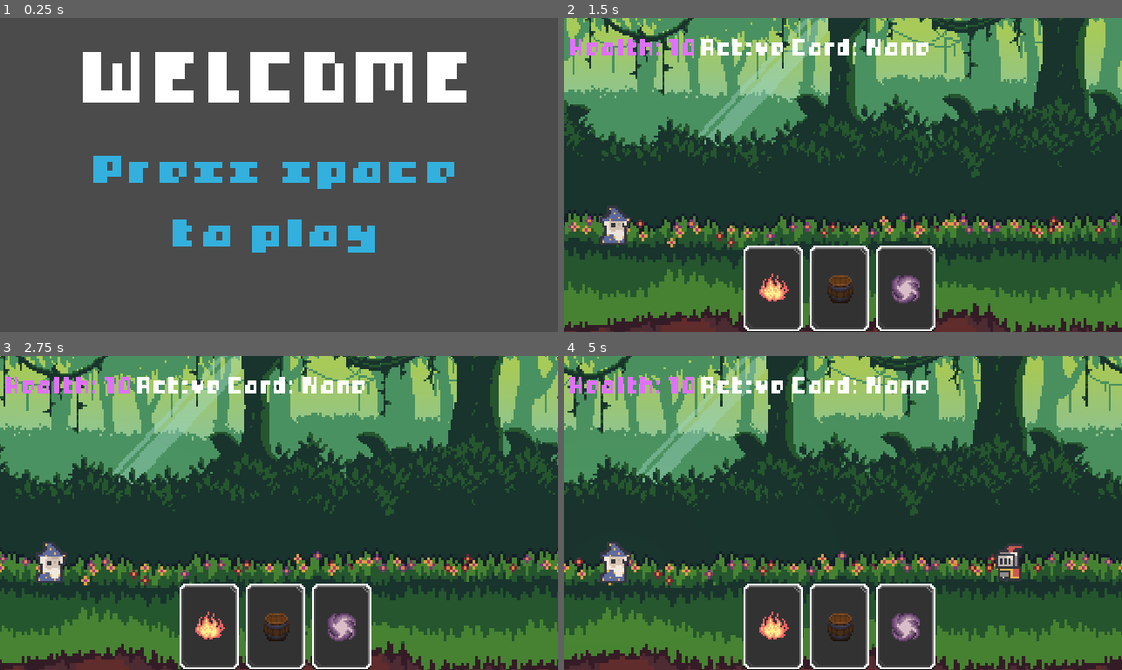
Above: before the commit, frames 1-4 (two rows, left to right).
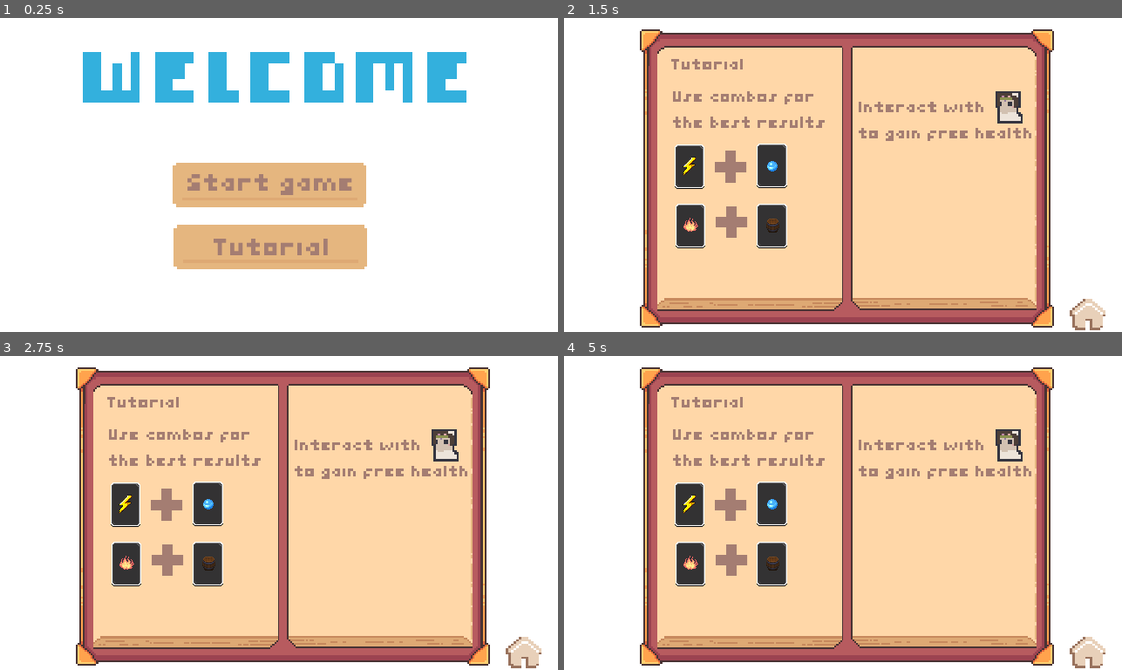
Above: after the commit, the same moments.

Repository: conniepocky/tower-defence-auto-scroller
Game: Godot game, scene res://main.tscn
The game is run twice, just before and just after one commit, with the same random seed, the same clock (stepped at 60 frames per second) and the same inputs.
Inputs (mouse positions are in pixels of both pictures, inside the frame that each line leads up to):
- Up to frame 1 (0.25 s): no input
- Up to frame 2 (1.5 s): click (837, 247) at 0.52 s; tap Space at 1.25 s; move the mouse to (965, 159) at 1.27 s; hold Right (ui_right) from 1.28 s (still down); tap Enter (ui_accept) at 1.35 s; click (965, 159) at 1.42 s
- Up to frame 3 (2.75 s): tap Enter (ui_accept) at 1.52, 1.82 s; release Right (ui_right) at 2 s; drag from (167, 528) to (251, 575) at 2.02 s
- Up to frame 4 (5 s): move the mouse to (898, 443) at 2.77 s; hold Left (ui_left) 2.78-3.5 s; tap Shift at 2.85 s; click (898, 443) at 2.92 s; tap Enter (ui_accept) at 3.05 s; drag from (815, 575) to (675, 465) at 3.52 s; drag from (1071, 550) to (870, 513) at 4.27 s

The runs differ from the first frame. In frame 1, 100% of the frame differs, in the area x 0-100%, y 0-100%; in frame 2, 99%; in frame 3, 99%; in frame 4, 99%.

Commit message:
better ui

Diff:
--- a/main.tscn
+++ b/main.tscn
@@ -15,11 +15,21 @@
 [ext_resource type="Texture2D" uid="uid://cvwuqrcaiu7v7" path="res://images/cards/bubble_card.png" id="10_w48qg"]
 [ext_resource type="Texture2D" uid="uid://b144hfnuduhd8" path="res://images/cards/card.png" id="10_ycdy4"]
 [ext_resource type="AudioStream" uid="uid://cesg3gmxtiquk" path="res://sound/bubble-pop-06-351337.mp3" id="12_dg77c"]
+[ext_resource type="Texture2D" uid="uid://pcte6lja3jq" path="res://images/buttons/button.png" id="15_1u8w0"]
+[ext_resource type="Texture2D" uid="uid://brabnxy1u1qkm" path="res://images/buttons/start_button.png" id="15_xuqvo"]
 [ext_resource type="Texture2D" uid="uid://lq7k8suf88ud" path="res://images/background/1.Backround.png" id="15_yaehf"]
+[ext_resource type="Texture2D" uid="uid://beib7hx6ll0l2" path="res://images/buttons/button_press.png" id="16_0odxb"]
 [ext_resource type="Texture2D" uid="uid://c5xw352o4bk3k" path="res://images/background/2.Trees_back.png" id="16_074og"]
+[ext_resource type="Texture2D" uid="uid://gulxhtm52yr6" path="res://images/buttons/start_pressed.png" id="16_qsp4k"]
+[ext_resource type="Texture2D" uid="uid://eag06axsbncb" path="res://images/buttons/home.png" id="17_0odxb"]
 [ext_resource type="Texture2D" uid="uid://df2we04j707oe" path="res://images/background/3.Trees_front.png" id="17_cegan"]
+[ext_resource type="Texture2D" uid="uid://cmsdev3fl82ld" path="res://images/buttons/tutorial_button.png" id="17_kq58d"]
+[ext_resource type="Texture2D" uid="uid://ddu5abvgdi3cy" path="res://images/buttons/tutorial_screen.png" id="17_lswn8"]
 [ext_resource type="Texture2D" uid="uid://dh56vu8nltmrw" path="res://images/background/4.Ground.png" id="18_074og"]
+[ext_resource type="Texture2D" uid="uid://dhwoynh51p74n" path="res://images/buttons/tutorial_pressed.png" id="18_seu75"]
 [ext_resource type="Script" uid="uid://cteq2nm2kax4h" path="res://day_night.gd" id="20_82xsv"]
+[ext_resource type="AudioStream" uid="uid://j2iaw24qhl1q" path="res://sound/02_Game Start_v2.wav" id="21_getpj"]
+[ext_resource type="AudioStream" uid="uid://ctefpixcjxvip" path="res://sound/02_Game Over_v1.wav" id="22_ryguw"]
 
 [sub_resource type="TileSetAtlasSource" id="TileSetAtlasSource_7mycd"]
 texture = ExtResource("1_lquwl")
@@ -58,11 +68,28 @@
 [sub_resource type="GDScript" id="GDScript_lquwl"]
 script/source = "extends Camera2D
 
-var scroll_speed = 100
-
-# Called when the node enters the scene tree for the first time.
-func _ready() -> void:
-	pass # Replace with function body.
+@export var decay_rate = 0.8
+@export var max_offset = Vector2(10, 10)
+
+var trauma = 0.0 # current shake strength
+
+func _process(delta):
+	if trauma > 0:
+		trauma = max(trauma - decay_rate * delta, 0)
+
+		shake()
+	else:
+		offset = Vector2.ZERO
+		rotation = 0
+
+func shake():
+	var amount = trauma * trauma
+
+	offset.x = max_offset.x * amount * randf_range(-1, 1)
+	offset.y = max_offset.y * amount * randf_range(-1, 1)
+
+func add_trauma(amount):
+	trauma = min(trauma + amount, 1.0)
 "
 
 [sub_resource type="AtlasTexture" id="AtlasTexture_7mycd"]
@@ -103,6 +130,45 @@
 
 [sub_resource type="WorldBoundaryShape2D" id="WorldBoundaryShape2D_074og"]
 
+[sub_resource type="Animation" id="Animation_82xsv"]
+length = 0.001
+tracks/0/type = "value"
+tracks/0/imported = false
+tracks/0/enabled = true
+tracks/0/path = NodePath("GlobalLight:color")
+tracks/0/interp = 1
+tracks/0/loop_wrap = true
+tracks/0/keys = {
+"times": PackedFloat32Array(0),
+"transitions": PackedFloat32Array(1),
+"update": 0,
+"values": [Color(0.1764706, 0.1764706, 0.3019608, 1)]
+}
+tracks/1/type = "value"
+tracks/1/imported = false
+tracks/1/enabled = true
+tracks/1/path = NodePath("ParallaxBackground/CanvasModulate:color")
+tracks/1/interp = 1
+tracks/1/loop_wrap = true
+tracks/1/keys = {
+"times": PackedFloat32Array(0),
+"transitions": PackedFloat32Array(1),
+"update": 0,
+"values": [Color(0.1764706, 0.1764706, 0.3019608, 1)]
+}
+tracks/2/type = "value"
+tracks/2/imported = false
+tracks/2/enabled = true
+tracks/2/path = NodePath("Player/PointLight2D:energy")
+tracks/2/interp = 1
+tracks/2/loop_wrap = true
+tracks/2/keys = {
+"times": PackedFloat32Array(0),
+"transitions": PackedFloat32Array(1),
+"update": 0,
+"values": [0.5]
+}
+
 [sub_resource type="Animation" id="Animation_cegan"]
 resource_name = "day_night_cycle"
 length = 24.0
@@ -144,45 +210,6 @@
 "values": [0.0, 0.5, 1.0, 0.0]
 }
 
-[sub_resource type="Animation" id="Animation_82xsv"]
-length = 0.001
-tracks/0/type = "value"
-tracks/0/imported = false
-tracks/0/enabled = true
-tracks/0/path = NodePath("GlobalLight:color")
-tracks/0/interp = 1
-tracks/0/loop_wrap = true
-tracks/0/keys = {
-"times": PackedFloat32Array(0),
-"transitions": PackedFloat32Array(1),
-"update": 0,
-"values": [Color(0.1764706, 0.1764706, 0.3019608, 1)]
-}
-tracks/1/type = "value"
-tracks/1/imported = false
-tracks/1/enabled = true
-tracks/1/path = NodePath("ParallaxBackground/CanvasModulate:color")
-tracks/1/interp = 1
-tracks/1/loop_wrap = true
-tracks/1/keys = {
-"times": PackedFloat32Array(0),
-"transitions": PackedFloat32Array(1),
-"update": 0,
-"values": [Color(0.1764706, 0.1764706, 0.3019608, 1)]
-}
-tracks/2/type = "value"
-tracks/2/imported = false
-tracks/2/enabled = true
-tracks/2/path = NodePath("Player/PointLight2D:energy")
-tracks/2/interp = 1
-tracks/2/loop_wrap = true
-tracks/2/keys = {
-"times": PackedFloat32Array(0),
-"transitions": PackedFloat32Array(1),
-"update": 0,
-"values": [0.5]
-}
-
 [sub_resource type="AnimationLibrary" id="AnimationLibrary_getpj"]
 _data = {
 &"RESET": SubResource("Animation_82xsv"),
@@ -313,6 +340,7 @@
 stream = ExtResource("6_272bh")
 
 [node name="StartLayer" type="CanvasLayer" parent="."]
+process_mode = 3
 
 [node name="StartScreen" type="ColorRect" parent="StartLayer"]
 anchors_preset = 15
@@ -321,9 +349,9 @@
 grow_horizontal = 2
 grow_vertical = 2
 scale = Vector2(1.0230381, 1.040947)
-color = Color(0.29402778, 0.29402778, 0.29402775, 1)
 
 [node name="Label" type="Label" parent="StartLayer/StartScreen"]
+modulate = Color(0.2, 0.6901961, 0.8666667, 1)
 texture_filter = 1
 layout_mode = 1
 offset_left = 92.86066
@@ -334,31 +362,42 @@
 theme_override_fonts/font = ExtResource("6_5vw27")
 text = "WELCOME"
 
-[node name="Label2" type="Label" parent="StartLayer/StartScreen"]
-modulate = Color(0.2, 0.6901961, 0.8666667, 1)
-texture_filter = 1
+[node name="Button2" type="TextureButton" parent="StartLayer/StartScreen"]
+texture_filter = 3
 layout_mode = 1
-anchors_preset = -1
-anchor_left = 0.091000006
-anchor_top = 0.379
-anchor_right = 0.87100005
-anchor_bottom = 0.78300005
-offset_left = 46.350426
-offset_top = -4.829071
-offset_right = -317.84964
-offset_bottom = -111.26907
-grow_horizontal = 2
-grow_vertical = 2
-scale = Vector2(3.0621498, 3.3262897)
-theme_override_fonts/font = ExtResource("6_5vw27")
-theme_override_font_sizes/font_size = 12
-text = "Press space
-to play"
-horizontal_alignment = 1
+anchors_preset = 14
+anchor_top = 0.5
+anchor_right = 1.0
+anchor_bottom = 0.5
+offset_left = 193.5412
+offset_top = -21.490479
+offset_right = -136.4588
+offset_bottom = 48.50952
+grow_horizontal = 2
+grow_vertical = 2
+scale = Vector2(0.7, 0.7)
+texture_normal = ExtResource("15_xuqvo")
+texture_pressed = ExtResource("16_qsp4k")
+
+[node name="Button3" type="TextureButton" parent="StartLayer/StartScreen"]
+texture_filter = 3
+layout_mode = 1
+anchors_preset = 14
+anchor_top = 0.5
+anchor_right = 1.0
+anchor_bottom = 0.5
+offset_left = 195.49612
+offset_top = 47.677307
+offset_right = -134.50388
+offset_bottom = 117.67731
+grow_horizontal = 2
+grow_vertical = 2
+scale = Vector2(0.7, 0.7)
+texture_normal = ExtResource("17_kq58d")
+texture_pressed = ExtResource("18_seu75")
 
 [node name="GameOverLayer" type="CanvasLayer" parent="."]
 process_mode = 2
-visible = false
 
 [node name="GameOverScreen" type="ColorRect" parent="GameOverLayer"]
 anchors_preset = 15
@@ -369,25 +408,23 @@
 grow_horizontal = 2
 grow_vertical = 2
 scale = Vector2(29.007545, 16.950323)
-color = Color(0.2524562, 0.25946972, 0.25946972, 1)
-
-[node name="Button" type="Button" parent="GameOverLayer/GameOverScreen"]
-modulate = Color(0.22745098, 0.7882353, 0.99607843, 1)
-texture_filter = 1
+
+[node name="Button" type="TextureButton" parent="GameOverLayer/GameOverScreen"]
+texture_filter = 3
 layout_mode = 1
 anchors_preset = 14
 anchor_top = 0.5
 anchor_right = 1.0
 anchor_bottom = 0.5
-offset_left = 4.3781714
-offset_top = -2.005865
-offset_right = 128.59076
-offset_bottom = 29.994133
-grow_horizontal = 2
-grow_vertical = 2
-scale = Vector2(0.087705925, 0.19540551)
-theme_override_fonts/font = ExtResource("6_5vw27")
-text = "Try Again"
+offset_left = 6.0673866
+offset_top = 1.2389088
+offset_right = 293.65942
+offset_bottom = 71.23891
+grow_horizontal = 2
+grow_vertical = 2
+scale = Vector2(0.03, 0.066)
+texture_normal = ExtResource("15_1u8w0")
+texture_pressed = ExtResource("16_0odxb")
 
 [node name="Label" type="Label" parent="GameOverLayer/GameOverScreen"]
 texture_filter = 1
@@ -400,8 +437,42 @@
 offset_bottom = 24.412971
 grow_horizontal = 2
 scale = Vector2(0.12331581, 0.27169544)
+theme_override_colors/font_color = Color(0.6431373, 0.49411765, 0.44705883, 1)
 theme_override_fonts/font = ExtResource("6_5vw27")
 text = "GAME OVER"
+
+[node name="Tutorial" type="CanvasLayer" parent="."]
+process_mode = 3
+
+[node name="TutorialScreen" type="TextureRect" parent="Tutorial"]
+texture_filter = 1
+anchors_preset = 15
+anchor_right = 1.0
+anchor_bottom = 1.0
+offset_right = -617.59204
+offset_bottom = -338.2895
+grow_horizontal = 2
+grow_vertical = 2
+scale = Vector2(29.007545, 16.950323)
+texture = ExtResource("17_lswn8")
+expand_mode = 1
+
+[node name="Button" type="TextureButton" parent="Tutorial/TutorialScreen"]
+texture_filter = 3
+layout_mode = 1
+anchors_preset = 14
+anchor_top = 0.5
+anchor_right = 1.0
+anchor_bottom = 0.5
+offset_left = 19.960325
+offset_top = 7.9054527
+offset_right = 307.55237
+offset_bottom = 77.90546
+grow_horizontal = 2
+grow_vertical = 2
+scale = Vector2(0.1, 0.15)
+texture_normal = ExtResource("17_0odxb")
+texture_pressed = ExtResource("17_0odxb")
 
 [node name="BubbleSFX" type="AudioStreamPlayer2D" parent="."]
 stream = ExtResource("12_dg77c")
@@ -466,4 +537,15 @@
 autoplay = "day_night_cycle"
 script = ExtResource("20_82xsv")
 
+[node name="StartSFX" type="AudioStreamPlayer2D" parent="."]
+process_mode = 3
+stream = ExtResource("21_getpj")
+
+[node name="GameOverSFX" type="AudioStreamPlayer2D" parent="."]
+process_mode = 3
+stream = ExtResource("22_ryguw")
+
+[connection signal="pressed" from="StartLayer/StartScreen/Button2" to="Player" method="start_game"]
+[connection signal="pressed" from="StartLayer/StartScreen/Button3" to="Player" method="start_tutorial"]
 [connection signal="pressed" from="GameOverLayer/GameOverScreen/Button" to="Player" method="_on_button_pressed"]
+[connection signal="pressed" from="Tutorial/TutorialScreen/Button" to="Player" method="_on_tutorial_button_pressed"]
--- a/project.godot
+++ b/project.godot
@@ -35,3 +35,7 @@
 enemy=""
 staff=""
 card_label=""
+
+[rendering]
+
+textures/vram_compression/import_etc2_astc=true
--- a/scripts/player.gd
+++ b/scripts/player.gd
@@ -38,10 +38,14 @@
 	tween.tween_callback(hurt_icon.hide)
 
 func heal():
-	print(health)
 	health += 1
-	print(health)
 	update_health_ui()
+
+func camera_shake():
+	var cam = $Camera2D
+
+	if cam:
+		cam.add_trauma(0.5)
 
 func take_damage(amount):
 	if bubble_active:
@@ -51,14 +55,18 @@
 	health -= amount
 	update_health_ui()
 
+	camera_shake()
+
 	show_icon()
-
-	get_node("../PlayerHurtSFX").play()
 
 	if health <= 0:
 		die()
+	else:
+		get_node("../PlayerHurtSFX").play()
 
 func die():
+	get_node("../GameOverSFX").play()
+
 	Input.set_mouse_mode(Input.MOUSE_MODE_VISIBLE)
 
 	game_over_screen.visible = true
@@ -99,9 +107,11 @@
 
 @onready var game_over_screen = $"../GameOverLayer/GameOverScreen"
 @onready var start_screen = $"../StartLayer/StartScreen"
+@onready var tutorial_screen = $"../Tutorial/TutorialScreen"
 
 func _ready():
 	game_over_screen.visible = false
+	tutorial_screen.visible = false
 	start_screen.visible = true
 
 	get_tree().paused = true
@@ -109,6 +119,7 @@
 func start_game():
 	start_screen.visible = false
 	get_tree().paused = false
+	get_node("../StartSFX").play()
 
 # try again button on game over screen
 
@@ -116,13 +127,25 @@
 	get_tree().paused = false
 	get_tree().reload_current_scene()
 
+func start_tutorial():
+	tutorial_screen.visible = true
+	start_screen.visible = false
+
+# tutorial screen go back to home
+
+func _on_tutorial_button_pressed():
+	game_over_screen.visible = false
+	tutorial_screen.visible = false
+	start_screen.visible = true
+
+	get_tree().paused = true
+
 # autoscrolling and start screen setup
 
 func _process(delta):
 	if start_screen.visible:
 		if Input.is_action_just_pressed("ui_accept"): # spacebar
-			start_screen.visible = false
-			get_tree().paused = false
+			start_game()
 
 	if not get_tree().paused:
 		velocity.x += SPEED * delta
--- a/scripts/spawner.gd
+++ b/scripts/spawner.gd
@@ -2,19 +2,26 @@
 
 var enemy_scene = preload("res://Enemy.tscn")
 var healer_scene = preload("res://healer.tscn")
-var healer_spawn_interval = 9.0
+var healer_spawn_interval = 18.0
 var enemy_spawn_interval = 2.0
 
 func _ready():
-	spawning_loop(enemy_spawn_interval, _spawn_enemy)
-	spawning_loop(healer_spawn_interval, _spawn_healer)
+	spawning_loop(enemy_spawn_interval, _spawn_enemy, true)
+	spawning_loop(healer_spawn_interval, _spawn_healer, false)
 
-func spawning_loop(interval, method):
+func spawning_loop(interval, method, is_random):
 	var timer = Timer.new()
+	add_child(timer)
+
+	timer.timeout.connect(func():
+		method.call()
+
+		if is_random:
+			timer.wait_time = randf_range(1.25, 2.5)
+	)
+
 	timer.wait_time = interval
-	timer.autostart = true
-	timer.timeout.connect(method)
-	add_child(timer)
+	timer.start()
 
 func _spawn_healer():
 	var new_healer = healer_scene.instantiate()
Not shown, added: export_presets.cfg
Binary file added: images/buttons/button.png
Not shown, added: images/buttons/button.png.import
Binary file added: images/buttons/button_press.png
Not shown, added: images/buttons/button_press.png.import
Binary file added: images/buttons/home.png
Not shown, added: images/buttons/home.png.import
Binary file added: images/buttons/start_button.png
Not shown, added: images/buttons/start_button.png.import
Binary file added: images/buttons/start_pressed.png
Not shown, added: images/buttons/start_pressed.png.import
Binary file added: images/buttons/tutorial_button.png
(and 18 more such lines)
